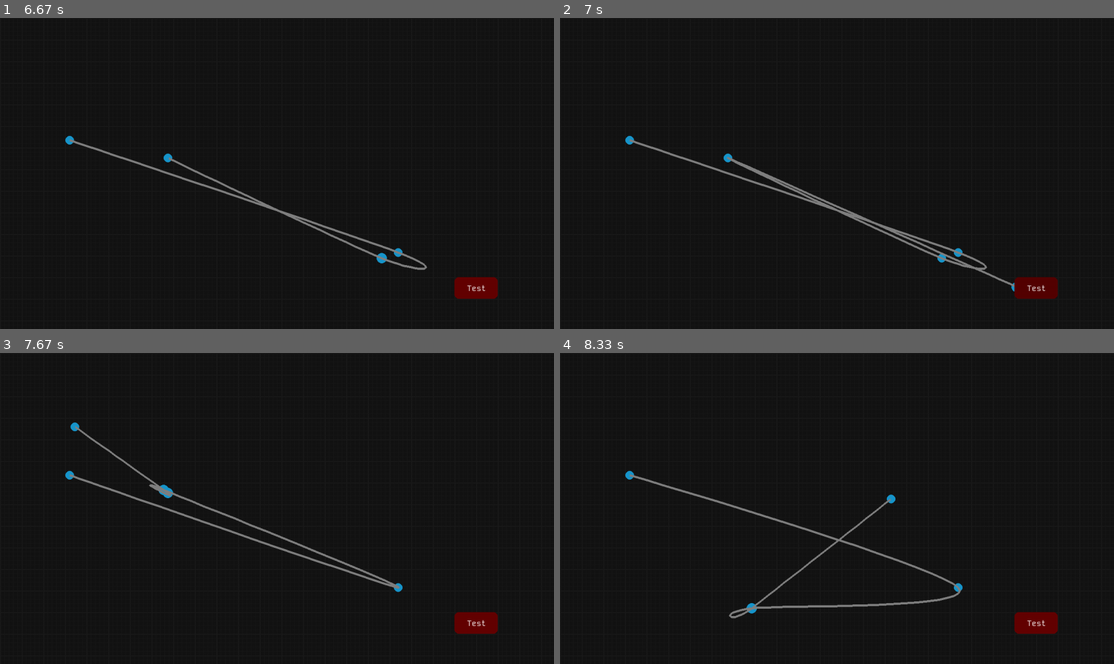
Above: before the commit, frames 1-4 (two rows, left to right).
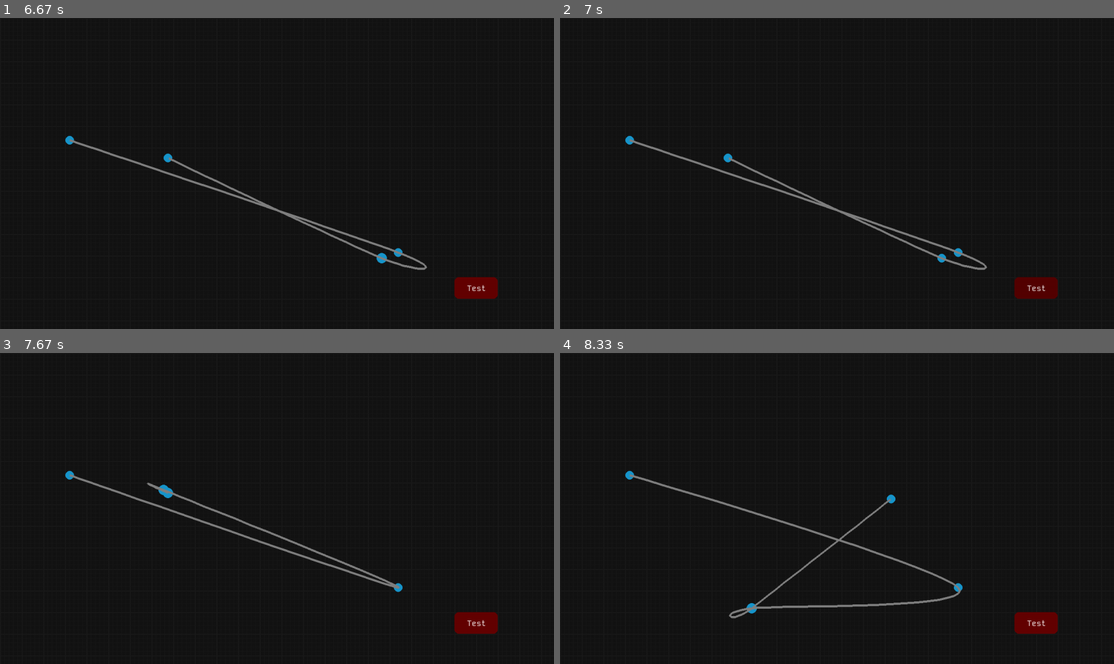
Above: after the commit, the same moments.

Repository: Raphael-W/Racing-Line
Game: pygame game, started from Software/main.py
Two runs of this game, one before a commit and one after it. Both use one fixed random seed, a clock stepped at 60 frames per second and the inputs below.
Inputs (mouse positions are in pixels of both pictures, inside the frame that each line leads up to):
- Up to frame 1 (6.67 s): press the mouse at (182, 245) at 0.37 s; move the mouse to (271, 220) at 0.47 s; release the mouse at (354, 198) at 0.6 s; press the mouse at (182, 245) at 0.7 s; move the mouse to (138, 232) at 0.8 s; release the mouse at (99, 217) at 0.93 s; press the mouse at (182, 245) at 1.03 s; move the mouse to (210, 201) at 1.13 s; release the mouse at (243, 161) at 1.27 s; press the mouse at (243, 161) at 1.37 s; move the mouse to (160, 192) at 1.47 s; release the mouse at (77, 226) at 1.6 s; press the mouse at (99, 217) at 1.7 s; move the mouse to (160, 238) at 1.8 s; release the mouse at (227, 257) at 1.93 s; press the mouse at (227, 257) at 2.03 s; move the mouse to (249, 226) at 2.13 s; release the mouse at (277, 198) at 2.27 s; press the mouse at (77, 226) at 2.37 s; move the mouse to (110, 229) at 2.47 s; release the mouse at (144, 232) at 2.6 s; press the mouse at (354, 198) at 2.7 s; move the mouse to (398, 204) at 2.8 s; release the mouse at (437, 213) at 2.93 s; press the mouse at (354, 198) at 3.03 s; move the mouse to (365, 179) at 3.13 s; release the mouse at (376, 161) at 3.27 s; press the mouse at (144, 232) at 3.37 s; move the mouse to (155, 195) at 3.47 s; release the mouse at (166, 157) at 3.6 s; press the mouse at (277, 198) at 3.7 s; move the mouse to (288, 126) at 3.8 s; release the mouse at (304, 58) at 3.93 s; press the mouse at (304, 58) at 4.03 s; move the mouse to (382, 139) at 4.13 s; release the mouse at (459, 217) at 4.27 s; press the mouse at (376, 161) at 4.37 s; move the mouse to (371, 145) at 4.47 s; release the mouse at (371, 129) at 4.6 s; press the mouse at (437, 213) at 4.7 s; move the mouse to (254, 176) at 4.8 s; release the mouse at (72, 139) at 4.93 s; press the mouse at (371, 129) at 5.03 s; move the mouse to (315, 192) at 5.13 s; release the mouse at (260, 257) at 5.27 s; press the mouse at (459, 217) at 5.37 s; move the mouse to (332, 195) at 5.47 s; release the mouse at (199, 173) at 5.6 s; press the mouse at (199, 173) at 5.7 s; move the mouse to (166, 145) at 5.8 s; release the mouse at (127, 117) at 5.93 s; press the mouse at (260, 257) at 6.03 s; move the mouse to (326, 254) at 6.13 s; release the mouse at (398, 251) at 6.27 s; press the mouse at (127, 117) at 6.37 s; move the mouse to (254, 185) at 6.47 s; release the mouse at (382, 257) at 6.6 s
- Up to frame 2 (7 s): click (1014, 288) at 6.72 s
- Up to frame 3 (7.67 s): press the mouse at (454, 623) at 7.03 s; move the mouse to (265, 524) at 7.13 s; release the mouse at (72, 427) at 7.27 s; press the mouse at (382, 592) at 7.37 s; move the mouse to (271, 539) at 7.47 s; release the mouse at (160, 489) at 7.6 s
- Up to frame 4 (8.33 s): press the mouse at (632, 427) at 7.7 s; move the mouse to (764, 461) at 7.8 s; release the mouse at (892, 499) at 7.93 s; press the mouse at (720, 489) at 8.03 s; move the mouse to (737, 548) at 8.13 s; release the mouse at (753, 608) at 8.27 s

Frame 1 is identical in both runs. In frame 2, 0.4% of the frame differs, in the area x 30-83%, y 44-88%; in frame 3, 0.2%; in frame 4, nothing differs.

Commit message:
Added layer class

Diff:
--- a/Software/main.py
+++ b/Software/main.py
@@ -21,12 +21,14 @@
                   "mainGrid": (30, 30, 30),
                   "innerGrid": (25, 25, 25)}
 
-ft_font = pygame.freetype.Font("MonoFont.ttf", 18)
+UIFont = pygame.freetype.Font("MonoFont.ttf", 18)
 
 def testButtonPress():
     print("Pressed")
 
-testButton = Button(screen, pygame, ft_font, (1050, 600), (100, 50), "Test",18, (100, 0, 0), testButtonPress)
+UILayer = Layer("UI", 0)
+testButton = Button(screen, pygame, UIFont, (1050, 600), (100, 50), "Test",18, (100, 0, 0), testButtonPress)
+UILayer.add(testButton)
 
 def drawGrid(frequency, lineWidth, lineColor):
     columns = math.ceil(screenWidth / frequency)
@@ -56,14 +58,14 @@
         if event.type == pygame.QUIT:
             running = False
 
-        if event.type == pygame.MOUSEBUTTONDOWN and pygame.mouse.get_pressed()[0] and (track.mouseHovering is None):
+        if event.type == pygame.MOUSEBUTTONDOWN and pygame.mouse.get_pressed()[0] and (track.mouseHovering is None) and (not UILayer.mouseOnLayer((mousePosX, mousePosY))):
             index = -1
             if len(track.points) >= 2:
                 onLine, nearPointIndex = track.mouseOnCurve(mousePosX, mousePosY, 20)
                 if onLine: index = nearPointIndex
             track.add(ControlPoint(mousePosX, mousePosY), index = index)
 
-        if event.type == pygame.MOUSEBUTTONDOWN and pygame.mouse.get_pressed()[2] and (track.mouseHovering is not None):
+        if event.type == pygame.MOUSEBUTTONDOWN and pygame.mouse.get_pressed()[2] and (track.mouseHovering is not None) and (not UILayer.mouseOnLayer((mousePosX, mousePosY))):
             track.remove(index = track.mouseHovering)
 
         if event.type == pygame.KEYDOWN:
--- a/Software/pygameUIElements.py
+++ b/Software/pygameUIElements.py
@@ -1,3 +1,4 @@
+#Make UI Element class, and make others inherit from it
 class Button:
     def __init__(self, screen, pygame, font, pos, dimensions, text, fontSize, colour, action):
         self.screen = screen
@@ -11,6 +12,7 @@
 
         self.width = dimensions[0]
         self.height = dimensions[1]
+        self.rectangleBox = self.pygame.Rect(self.posX, self.posY, self.width, self.height)
 
         self.text = text
         self.colour = colour
@@ -43,14 +45,15 @@
 
     def display(self):
         self.update()
-
-        rectangle = self.pygame.Rect(self.posX, self.posY, self.width, self.height)
-        self.pygame.draw.rect(self.screen, self.colour, rectangle, 0, 10)
+        self.pygame.draw.rect(self.screen, self.colour, self.rectangleBox, 0, 10)
 
         text_rect = self.font.get_rect(self.text)
-        text_rect.center = rectangle.center
+        text_rect.center = self.rectangleBox.center
 
         self.font.render_to(self.screen, text_rect, self.text, (250, 250, 250))
+
+    def returnBoundingBox(self):
+        return self.rectangleBox.topleft, self.rectangleBox.topright, self.rectangleBox.bottomleft, self.rectangleBox.bottomright
 
 class Label:
     def __init__(self, screen, pygame, pos, size, text):
@@ -82,3 +85,22 @@
 
         self.value = value
         self.action = action
+
+class Layer:
+    def __init__(self, name, number):
+        self.name = name
+        self.number = number
+        self.elements = []
+
+    def add(self, UIElement):
+        self.elements.append(UIElement)
+
+    def mouseOnLayer(self, mousePos):
+        boundingBoxes = [element.returnBoundingBox() for element in self.elements]
+        hovering = False
+        mouseX, mouseY = mousePos
+
+        for i in boundingBoxes:
+            hovering = hovering or ((i[0][0] < mouseX < i[1][0]) and (i[0][1] < mouseY < i[2][1]))
+
+        return hovering
